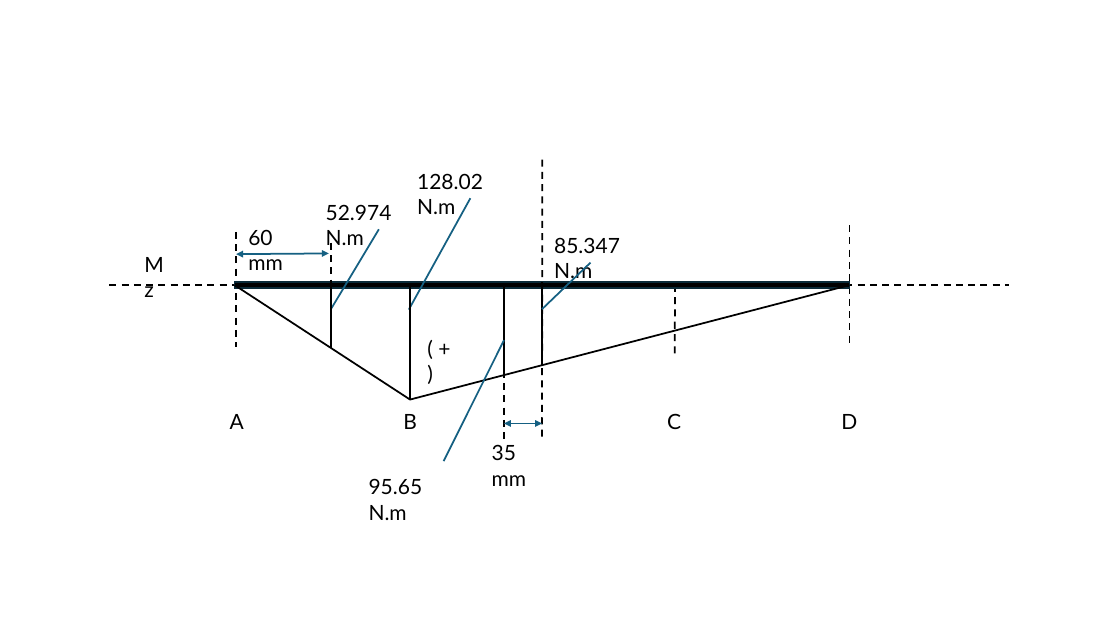
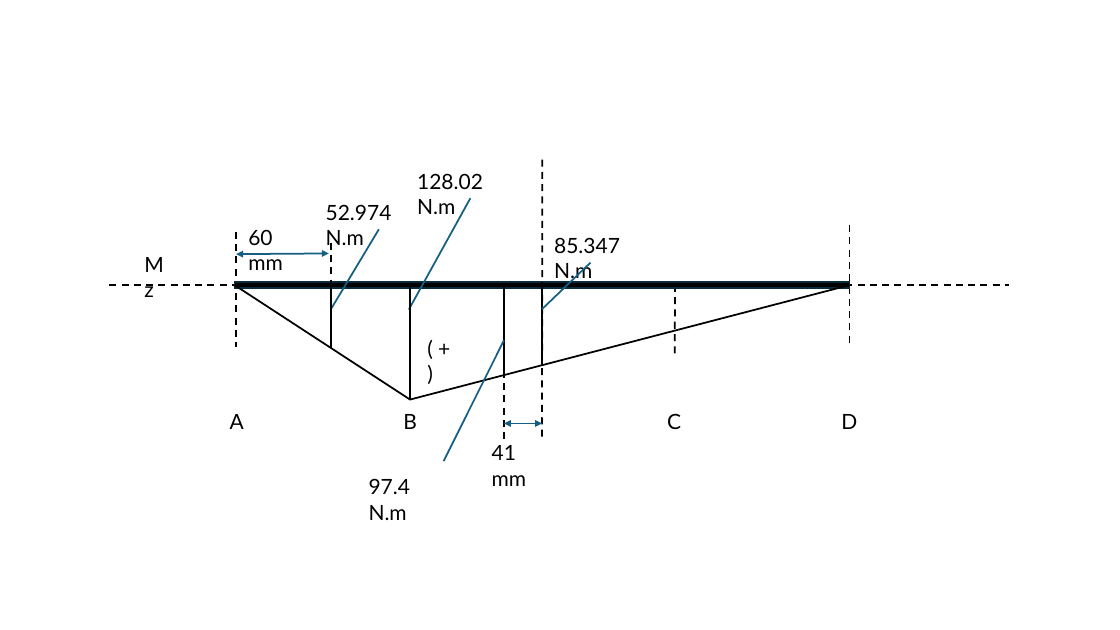
Before and after one commit to Thanh-Sang-AI/Mechanical-Design-and-Control-Algorithms-for-Self-Balancing-Two-Wheeled-Vehicle, a slide deck: slide 17 of thiet ke hoverboard.pptx. Drawn at 1120x630 pixels with LibreOffice and Linux fonts; fonts in the diff are those of the drawing. Boxes give left, top, right and bottom in pixels: in the first picture for what was removed or moved away, otherwise in the second. Text is boxed around its words. In the diff, an @@ line names an element or a change of style, - is before the commit and + after.

```diff
--- a/thiet ke hoverboard.pptx
+++ b/thiet ke hoverboard.pptx
@@ text at [492,445,527,486]: text changed @@
-35 mm
+41 mm
@@ text at [369,478,410,520]: text changed @@
-95.65 N.m
+97.4 N.m
```
Also in this commit, not shown: 3 other slides changed, 1 other file.
